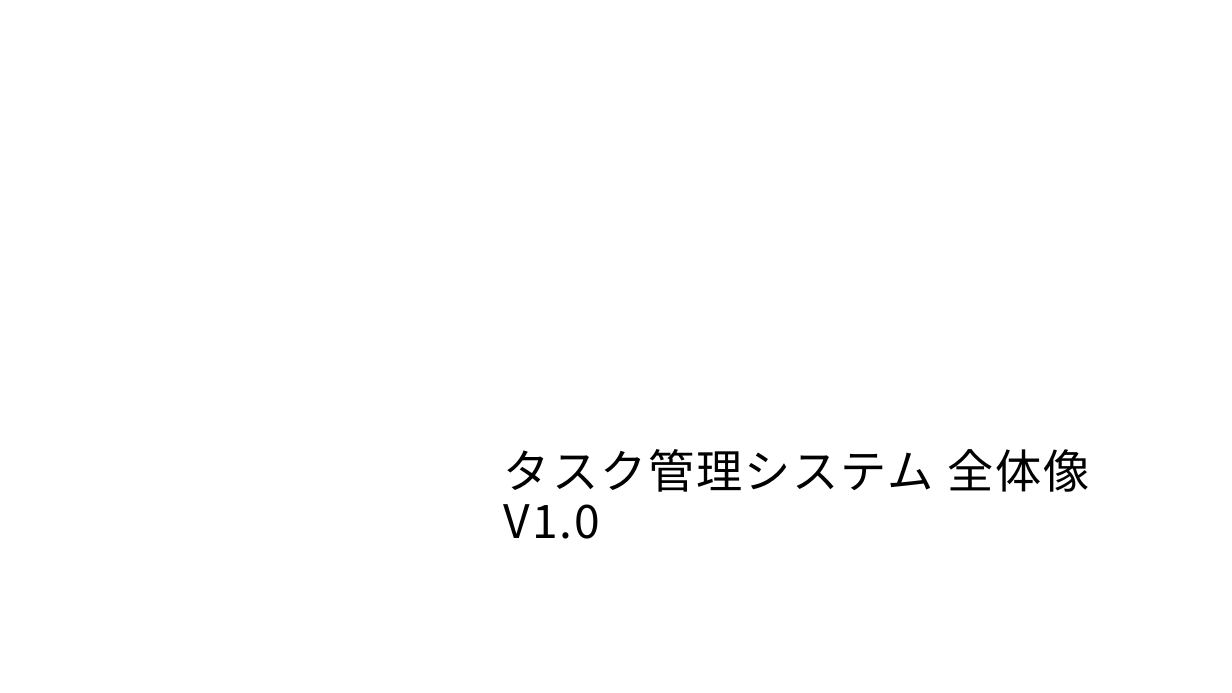
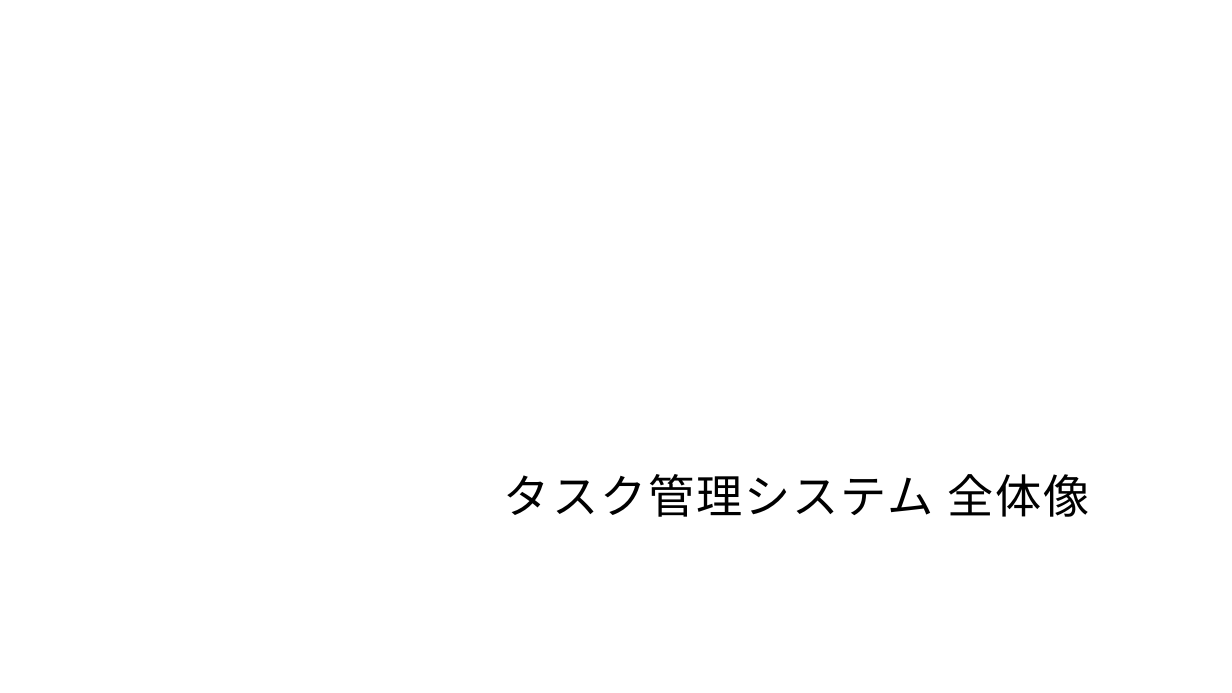
Before and after one commit to atman-33/system-dev-docs, a slide deck: slide 1 of water-fall/10_要件定義/10_タスク管理システム_全体像_v1.0.pptx. Drawn at 1232x693 pixels with LibreOffice and Linux fonts; fonts in the diff are those of the drawing; background and template pictures are left out. Boxes give left, top, right and bottom in pixels: in the first picture for what was removed or moved away, otherwise in the second. Text is boxed around its words. In the diff, an @@ line names an element or a change of style, - is before the commit and + after.

```diff
--- a/water-fall/10_要件定義/10_タスク管理システム_全体像_v1.0.pptx
+++ b/water-fall/10_要件定義/10_タスク管理システム_全体像_v1.0.pptx
@@ title at [504, 474, 1090, 517]: text changed @@
-タスク管理システム 全体像 V1.0
+タスク管理システム 全体像
```
Also in this commit, not shown: 1 other slide changed, 2 slides added, 4 other files.
